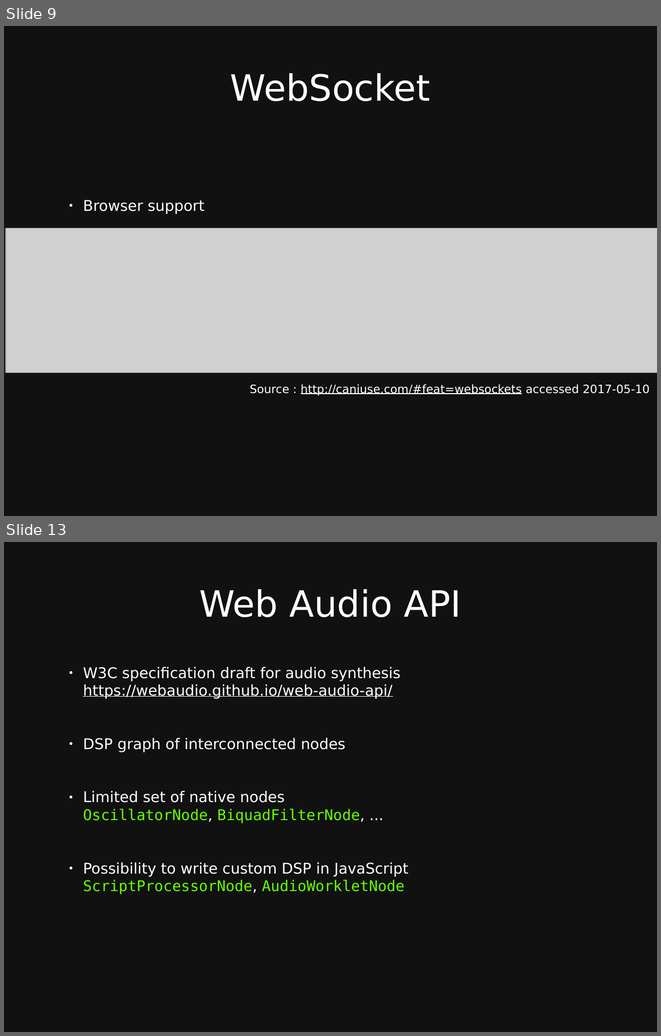
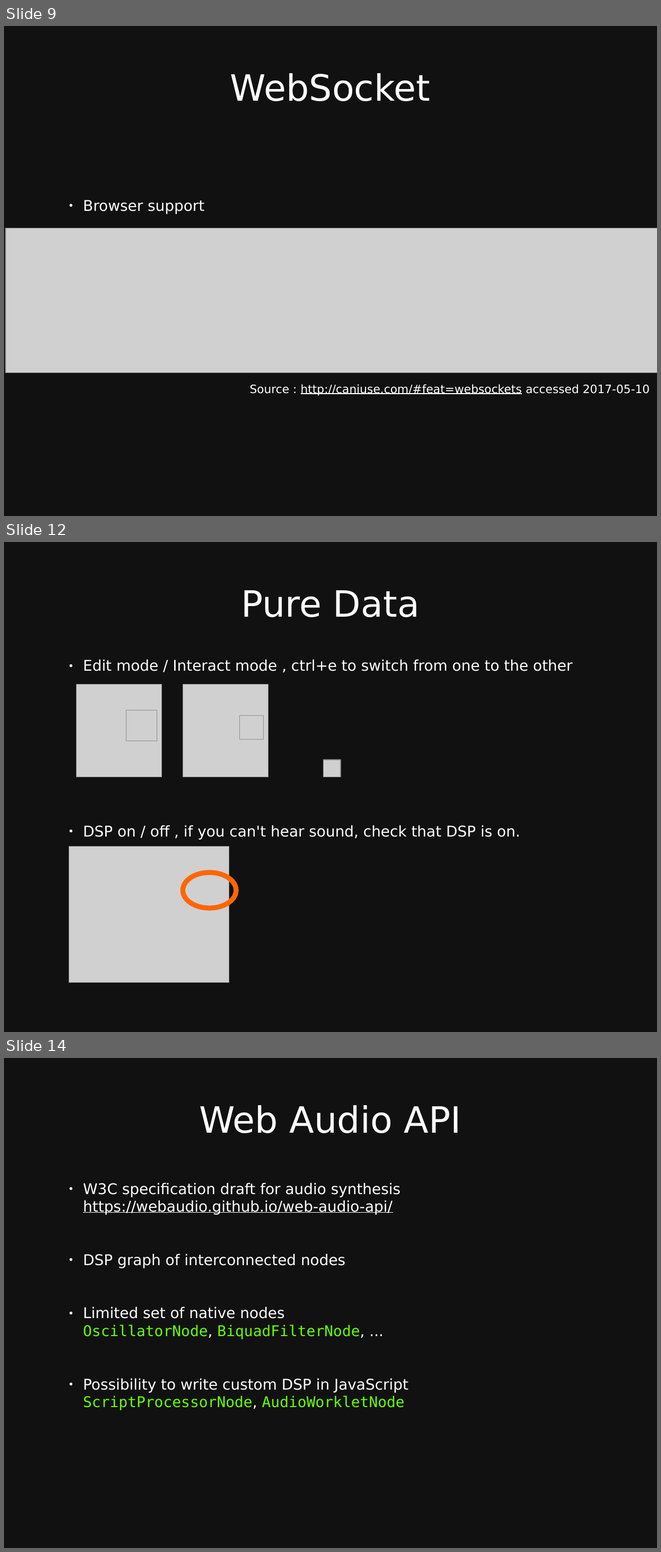
Before and after one commit to taylorbf/distributed-music-workshop, a slide deck: slides.odp. Shown one above the other, each under a label of ours: slides 9 and 13 before the commit, slides 9, 12 and 14 after it; the slides between them are not shown. The pictures are 661x1036 and 661x1552 pixels, drawn with LibreOffice and Linux fonts; fonts in the diff are those of the drawing; grey boxes stand for pictures. Boxes give left, top, right and bottom in pixels: in the first picture for what was removed or moved away, otherwise in the second. Text is boxed around its words. In the diff, an @@ line names an element or a change of style, - is before the commit and + after.

```diff
--- a/slides.odp
+++ b/slides.odp
@@ slide 12 added at box(4, 542, 657, 1032), background #111111 @@
@@ title added at box(241, 590, 420, 617), 44 pt, text #FFFFFF @@
+Pure Data
@@ text added at box(83, 659, 572, 671), 18 pt, text #FFFFFF @@
+● Edit mode / Interact mode , ctrl+e to switch from one to the other
@@ picture added at box(76, 684, 161, 777) @@
@@ picture added at box(183, 684, 268, 777) @@
@@ picture added at box(126, 711, 157, 741) @@
@@ picture added at box(240, 716, 264, 740) @@
@@ picture added at box(324, 760, 341, 777) @@
@@ text added at box(83, 825, 520, 840), 18 pt, text #FFFFFF @@
+● DSP on / off , if you can't hear sound, check that DSP is on.
@@ picture added at box(69, 846, 229, 982) @@
@@ ellipse added at box(183, 873, 236, 908), outline #FF6600 6.01 pt @@
@@ what was slide 13 is now slide 14 @@
```
Also in this commit, not shown: 2 slides changed, 1 other slide added, 1 slide removed.
